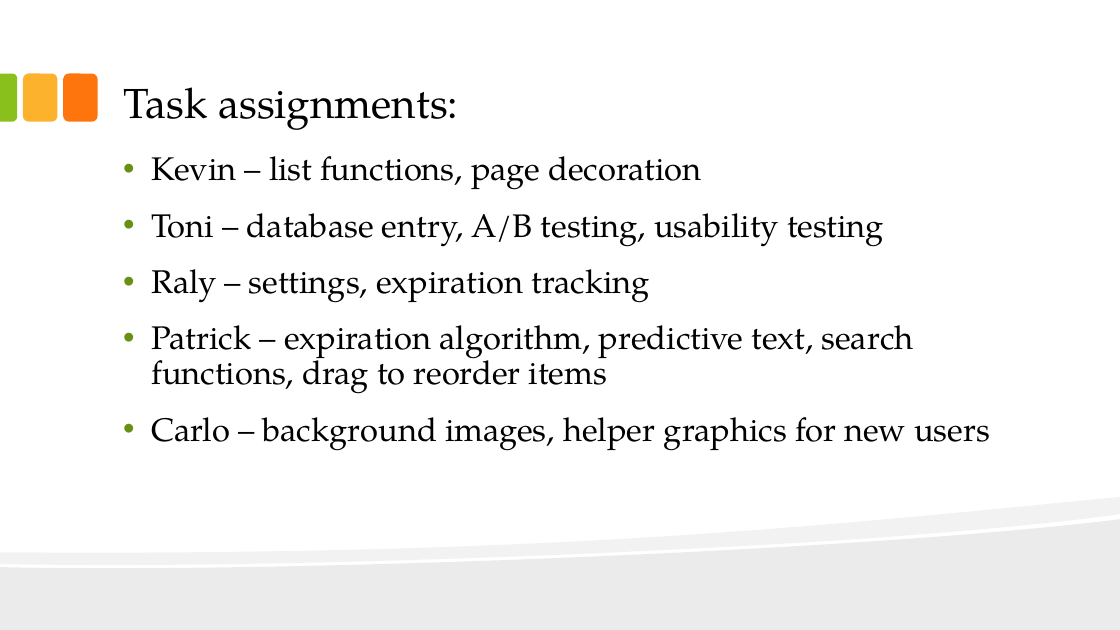
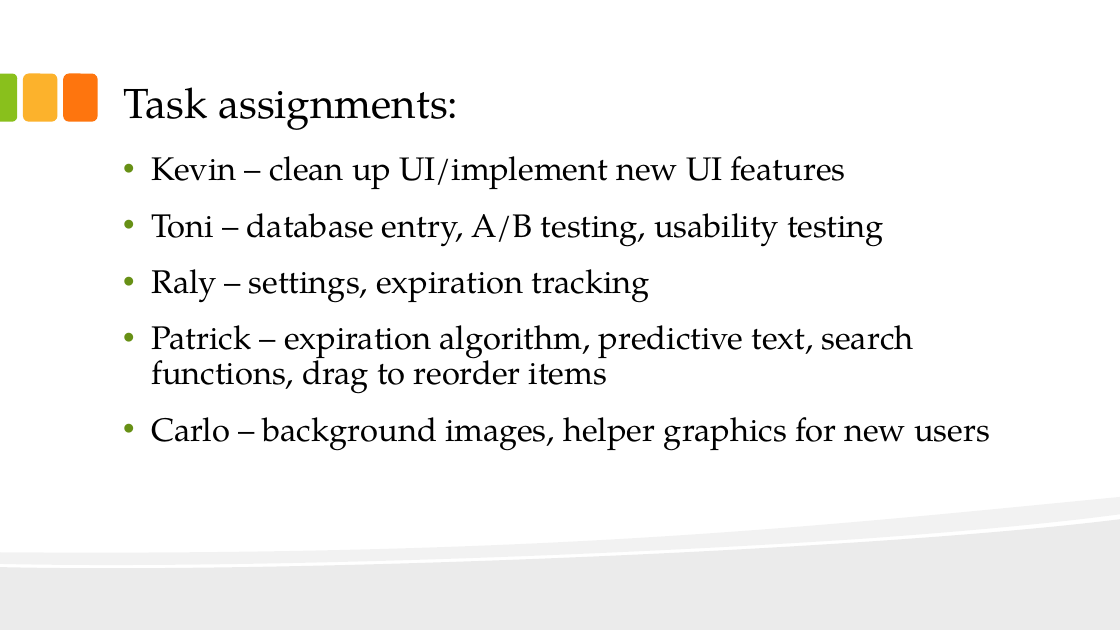
Before and after one commit to pclundaahl/grocerybuddy, a slide deck: slide 7 of Team Docs/Sprint 3 Planning Presentation.pptx. Drawn at 1120x630 pixels with LibreOffice and Linux fonts; fonts in the diff are those of the drawing. Boxes give left, top, right and bottom in pixels: in the first picture for what was removed or moved away, otherwise in the second. Text is boxed around its words. In the diff, an @@ line names an element or a change of style, - is before the commit and + after.

```diff
--- a/Team Docs/Sprint 3 Planning Presentation.pptx
+++ b/Team Docs/Sprint 3 Planning Presentation.pptx
@@ text at [151,156,846,189]: text changed @@
-• Kevin – list functions, page decoration
+• Kevin – clean up UI/implement new UI features
```
Also in this commit, not shown: 2 other slides changed, 1 other file.
